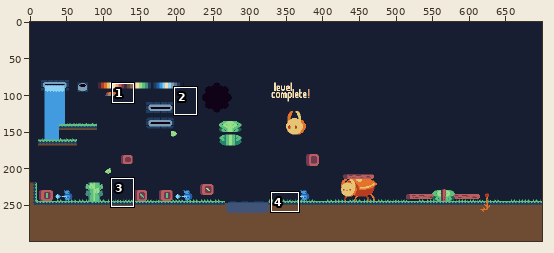
File history of a pixel-art file, assets/graphics/beetle.ase. Above: a wide view before the commit, with the close-up outlined.
Close-up. First the earlier version:
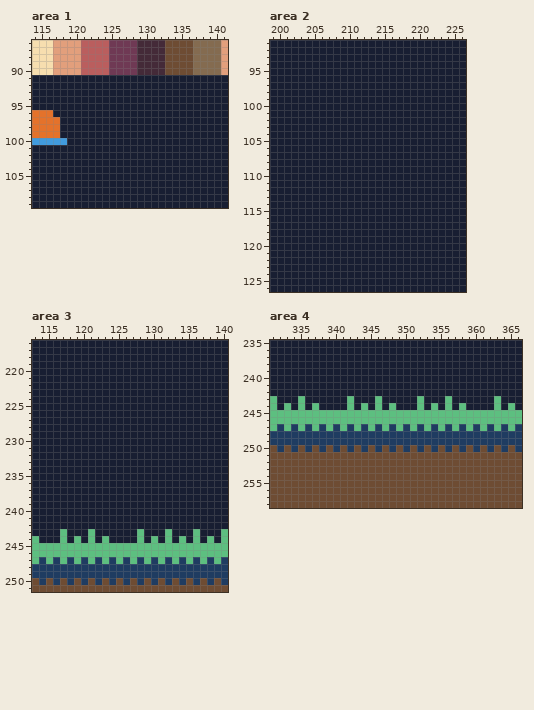
700x300 pixels, 1 frame. Shown: area 1: x 114..141, y 86..109; area 2: x 199..226, y 91..126; area 3: x 113..140, y 216..251; area 4: x 331..366, y 235..258.
Once edited:
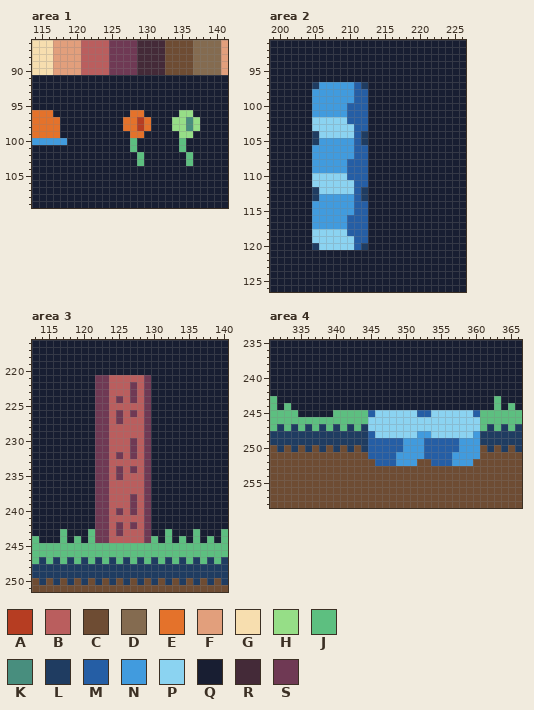
Palette (. is transparent): A #b63d22  B #ba5e5e  C #6e4c33  D #846b50  E #e4722b  F #e29f7c  G #f7deaf  H #96de87  J #5dbf80  K #488e7e  L #1f3c61  M #255ea5  N #419bde  P #8bd3f1  Q #181e32  R #442a38  S #6f3954
What changed:
Changed rows in their new state; - is an unchanged pixel.
Area 1, layer "most stuff":
first column x 127:
 96 -EE-----HH-
 97 EEAE---HHKH
 98 EEAE---HHKH
 99 -EE-----HH-
100 -J------J--
101 -J------J--
102 --J------J-
103 --J------J-
Area 2, layer "most stuff":
first column x 205:
 97 LNNNNNML
 98 NNNNNNMM
 99 NNNNNNMM
100 NNNNNMMM
101 NNNNNMMM
102 PPPPPMMM
103 PPPPPPMM
104 LPPPPPML
105 LNNNNNML
106 NNNNNNMM
107 NNNNNNMM
108 NNNNNMMM
109 NNNNNMMM
110 PPPPPMMM
111 PPPPPPMM
112 LPPPPPML
113 LNNNNNML
114 NNNNNNMM
115 NNNNNNMM
116 NNNNNMMM
117 NNNNNMMM
118 PPPPPMMM
119 PPPPPPMM
120 LPPPPPML
Area 3, layer "most stuff":
first column x 122:
221 SSBBBBBS
222 SSBBBSBS
223 SSBBBSBS
224 SSBSBSBS
225 SSBBBBBS
226 SSBSBSBS
227 SSBSBBBS
228 SSBBBBBS
229 SSBBBBBS
230 SSBBBSBS
231 SSBBBSBS
232 SSBSBSBS
233 SSBBBBBS
234 SSBSBSBS
235 SSBSBBBS
236 SSBBBBBS
237 SSBBBBBS
238 SSBBBSBS
239 SSBBBSBS
240 SSBSBSBS
241 SSBBBBBS
242 SSBSBSBS
243 SSBSBBBS
244 SSBBBBBS
Area 4, layers "most stuff", "environment":
first column x 335:
243 Q------Q---Q-----Q---Q----
244 Q-Q----Q-Q-Q-Q---Q-Q-Q-Q--
245 QQQQQ-----MPPPPPPMMPPPPPPM
246 ----------PPPPPPPPPPPPPPPP
247 ----------PPPPPPPPPPPPPPPP
248 ----------MPPPPPPNNPPPPPPN
249 ----------MMMMMNNNMMMMMNNN
250 ----------MMMMMNNNMMMMMNNN
251 ----------MMMMNNNNMMMMNNNN
252 -----------MMMNNN--MMMNNN-
Boxes around the changes in both close-ups, in picture pixels (x1, y1, x2, y2):
changed: (123, 110, 200, 166)
changed: (312, 82, 368, 250)
changed: (95, 375, 151, 543)
changed: (298, 396, 480, 466)
